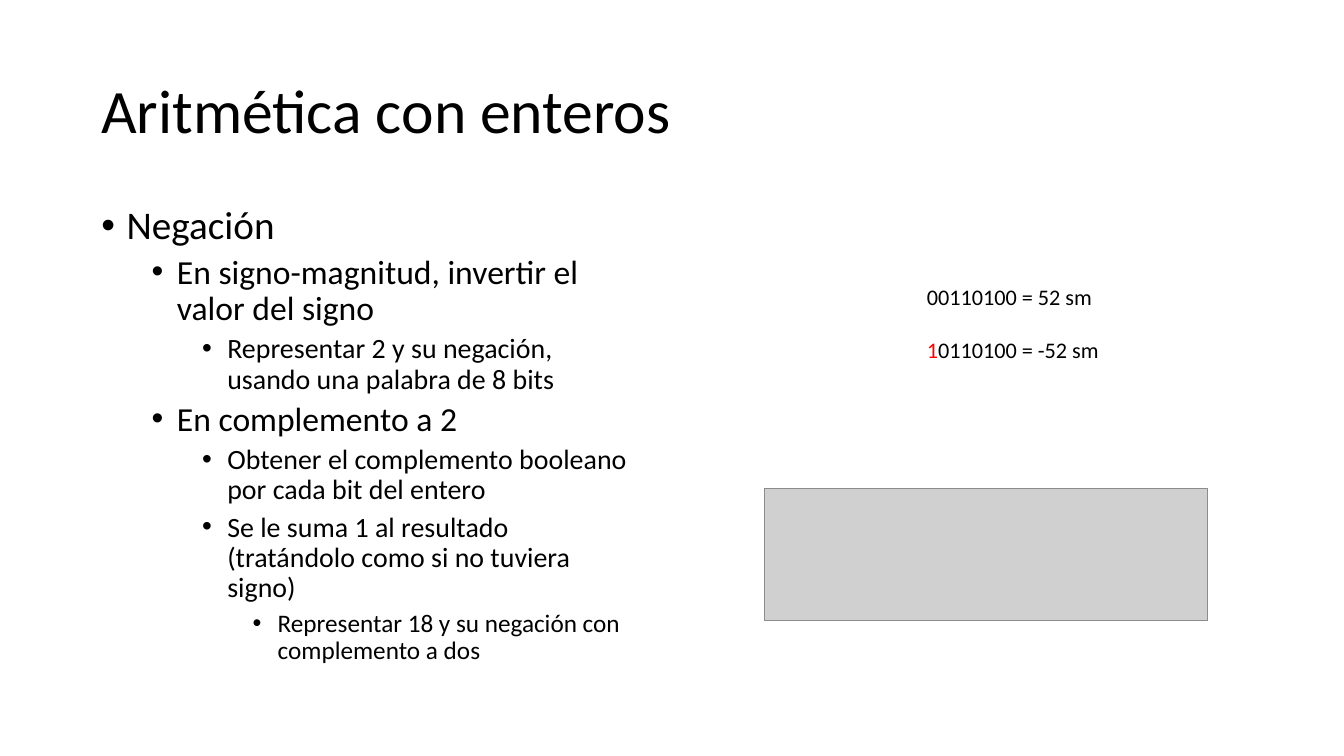
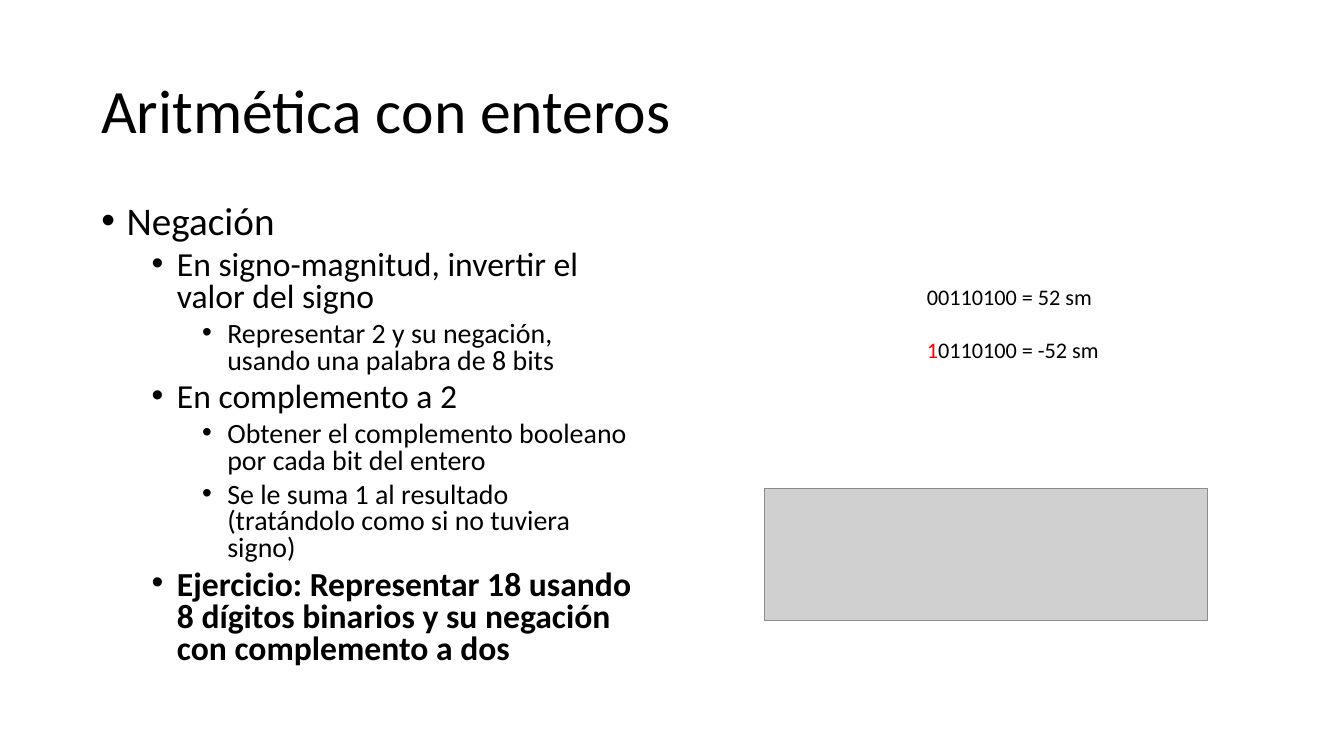
Before and after one commit to CesarLopez-Profe/Fundamentos_Programacion, a slide deck: slide 4 of Slides/3_Aritmetica_del_computador.pptx. Drawn at 1344x756 pixels with LibreOffice and Linux fonts; fonts in the diff are those of the drawing; grey boxes stand for pictures; background and template pictures are left out. Boxes give left, top, right and bottom in pixels: in the first picture for what was removed or moved away, otherwise in the second. Text is boxed around its words. In the diff, an @@ line names an element or a change of style, - is before the commit and + after.

```diff
--- a/Slides/3_Aritmetica_del_computador.pptx
+++ b/Slides/3_Aritmetica_del_computador.pptx
@@ text at (x1=127, y1=208, x2=626, y2=562): line spacing 0.9 to 0.8 @@
@@ text at (x1=177, y1=572, x2=631, y2=666): text changed; size 20.4 to 27.2 pt; bold on @@
-      • Representar 18 y su negación con complemento a dos
+  • Ejercicio: Representar 18 usando 8 dígitos binarios y su negación con complemento a dos
```
Also in this commit, not shown: 3 other slides changed, 1 slide added, 2 other files.
